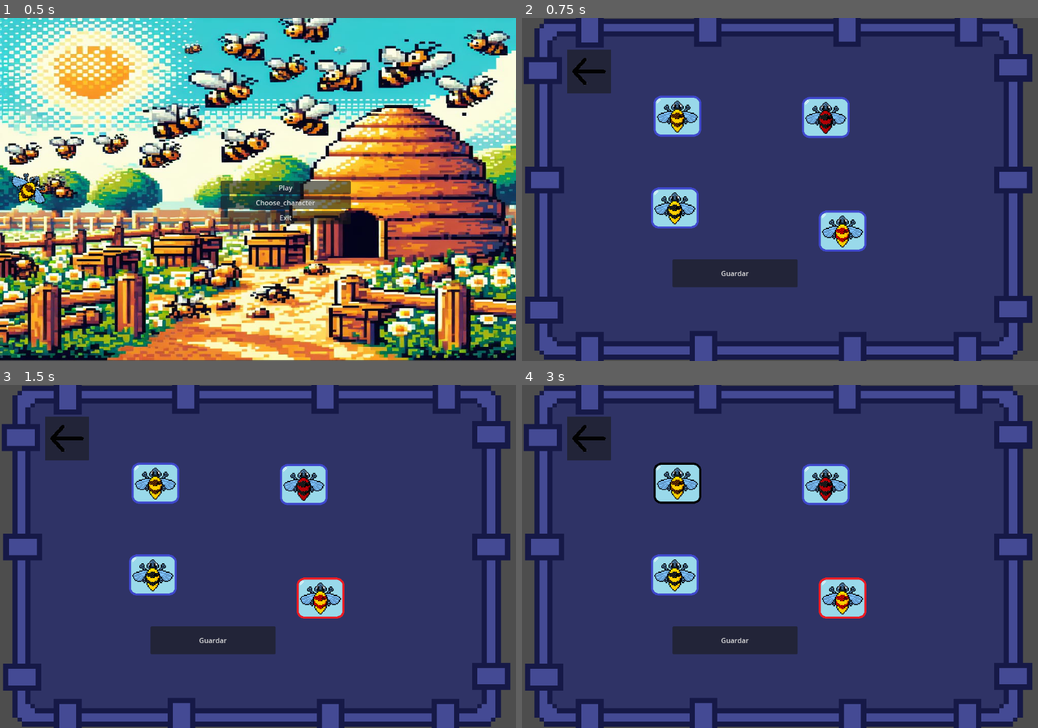
Above: before the commit, frames 1-4 (two rows, left to right).
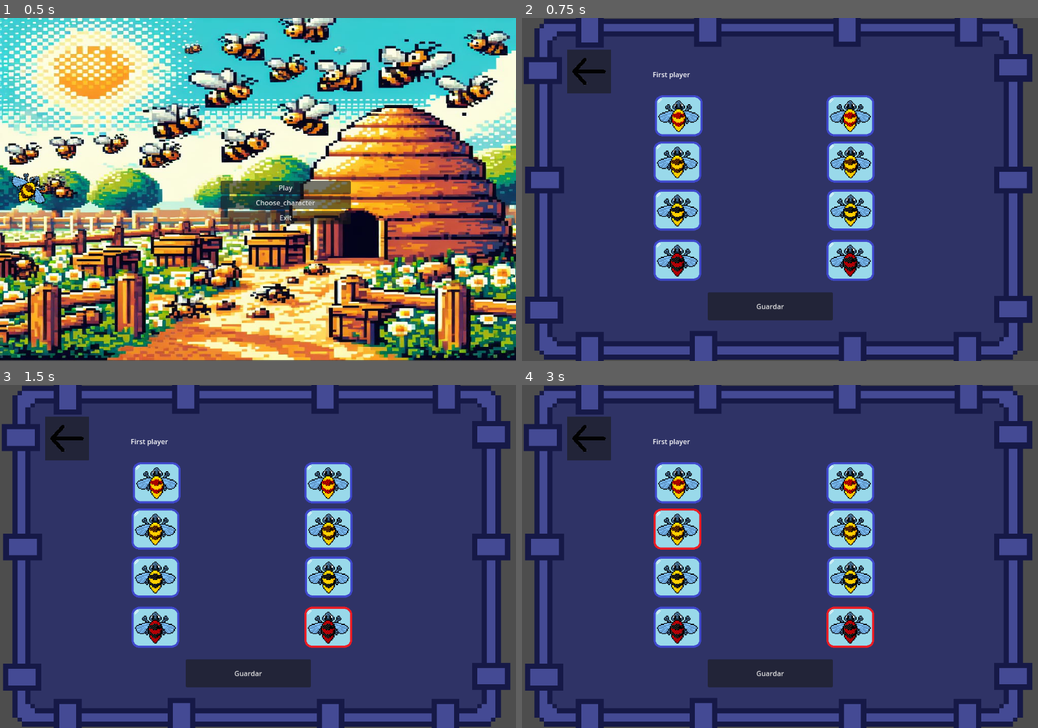
Above: after the commit, the same moments.

Repository: jmnu4245/hackupc
Game: Godot game, scene res://menu.tscn
The game is run twice, just before and just after one commit, with the same random seed, the same clock (stepped at 60 frames per second) and the same inputs.
Inputs (mouse positions are in pixels of both pictures, inside the frame that each line leads up to; where the layout moved, square brackets give the same spot in the first picture):
- Up to frame 1 (0.5 s): no input
- Up to frame 2 (0.75 s): click "Choose_character" at 0.5 s
- Up to frame 3 (1.5 s): click (309, 604) at 1.27 s
- Up to frame 4 (3 s): click (666, 487) at 2.02 s; click (635, 535) [635, 487] at 2.75 s

Frame 1 is identical in both runs. In frame 2, 12% of the frame differs, in the area x 25-69%, y 15-89%; in frame 3, 12%; in frame 4, 12%.

Commit message:
ff

Diff:
--- a/MenuSeleccionPersonaje.gd
+++ b/MenuSeleccionPersonaje.gd
@@ -1,11 +1,76 @@
 extends Control
 # Called when the node enters the scene tree for the first time.
-func _ready():
-	pass # Replace with function body.
-# Called every frame. 'delta' is the elapsed time since the previous frame.
-func _process(delta):
-	pass
+signal spriteabejas(abeja,abeja2)
+var abeja = 1
+var abeja2 =5
 var last_pressed_button = null
-
 func _on_button_pressed():
-		get_tree().change_scene_to_file("res://Menu.tscn")
+	get_tree().change_scene_to_file("res://Menu.tscn")
+func _on_texture_button_1_pressed():
+	abeja=1
+	desactivar_botones(1)
+func _on_texture_button_2_pressed():
+	abeja=2
+	desactivar_botones(2)
+func _on_texture_button_3_pressed():
+	abeja=3
+	desactivar_botones(3)
+func _on_texture_button_4_pressed():
+	abeja=4
+	desactivar_botones(4)
+func desactivar_botones(i: int) -> void:
+	match i:
+		1:
+			$TextureButton1.button_pressed = true
+			$TextureButton2.button_pressed = false
+			$TextureButton3.button_pressed = false
+			$TextureButton4.button_pressed = false
+		2:
+			$TextureButton1.button_pressed = false
+			$TextureButton2.button_pressed = true
+			$TextureButton3.button_pressed = false
+			$TextureButton4.button_pressed = false
+		3:
+			$TextureButton1.button_pressed = false
+			$TextureButton2.button_pressed = false
+			$TextureButton3.button_pressed = true
+			$TextureButton4.button_pressed = false
+		4:
+			$TextureButton1.button_pressed = false
+			$TextureButton2.button_pressed = false
+			$TextureButton3.button_pressed = false
+			$TextureButton4.button_pressed = true
+func _on_texture_button_5_pressed():
+	abeja2=1
+	desactivar_botones1(5)
+func _on_texture_button_6_pressed():
+	abeja2=2
+	desactivar_botones1(6)
+func _on_texture_button_7_pressed():
+	abeja2=3
+	desactivar_botones1(7)
+func _on_texture_button_8_pressed():
+	abeja2=4
+	desactivar_botones1(8)
+func desactivar_botones1(i: int) -> void:
+	match i:
+		5:
+			$TextureButton5.button_pressed = true
+			$TextureButton6.button_pressed = false
+			$TextureButton7.button_pressed = false
+			$TextureButton8.button_pressed = false
+		6:
+			$TextureButton5.button_pressed = false
+			$TextureButton6.button_pressed = true
+			$TextureButton7.button_pressed = false
+			$TextureButton8.button_pressed = false
+		7:
+			$TextureButton5.button_pressed = false
+			$TextureButton6.button_pressed = false
+			$TextureButton7.button_pressed = true
+			$TextureButton8.button_pressed = false
+		8:
+			$TextureButton5.button_pressed = false
+			$TextureButton6.button_pressed = false
+			$TextureButton7.button_pressed = false
+			$TextureButton8.button_pressed = true
--- a/MenuSeleccionPersonaje.tscn
+++ b/MenuSeleccionPersonaje.tscn
@@ -1,19 +1,15 @@
-[gd_scene load_steps=17 format=3 uid="uid://cb0rbbhbuqsj8"]
+[gd_scene load_steps=13 format=3 uid="uid://cb0rbbhbuqsj8"]
 
 [ext_resource type="Texture2D" uid="uid://bxrkvacufns5o" path="res://sprites/Todo lo que ha hecho Pau/MenuSeleccion.png" id="1_6ypy6"]
 [ext_resource type="Script" path="res://MenuSeleccionPersonaje.gd" id="1_c8run"]
-[ext_resource type="Texture2D" uid="uid://bp6mrx2hk06pp" path="res://sprites/Todo lo que ha hecho Pau/Abeja3/MenuSeleccionVacioAbeja3.png" id="1_kwnws"]
 [ext_resource type="Texture2D" uid="uid://dyfh8x4ynb14t" path="res://sprites/Todo lo que ha hecho Pau/Abeja4/MenuSeleccionJugador1Abeja4.png" id="1_yghs2"]
 [ext_resource type="Texture2D" uid="uid://kml51k3jk6m7" path="res://sprites/Todo lo que ha hecho Pau/Abeja4/MenuSeleccionJugador2Abeja4.png" id="2_bkajh"]
 [ext_resource type="Texture2D" uid="uid://dohrjbqhnwdnp" path="res://sprites/Todo lo que ha hecho Pau/Abeja3/MenuSeleccionJugador1Abeja3.png" id="2_hatgl"]
 [ext_resource type="Texture2D" uid="uid://1c48ysp8x7fc" path="res://sprites/Todo lo que ha hecho Pau/Abeja3/MenuSeleccionJugador2Abeja3.png" id="2_yqrop"]
-[ext_resource type="Texture2D" uid="uid://ctsff7kewuvaw" path="res://sprites/Todo lo que ha hecho Pau/Abeja4/MenuSeleccionVacioAbeja4.png" id="3_557dt"]
 [ext_resource type="Texture2D" uid="uid://j6u0d4o7qu06" path="res://sprites/Todo lo que ha hecho Pau/Abeja1/MenuSeleccionJugador1Abeja1.png" id="4_7d7v3"]
 [ext_resource type="Texture2D" uid="uid://la2glb15x86s" path="res://sprites/Todo lo que ha hecho Pau/Abeja1/MenuSeleccionJugador2Abeja1.png" id="5_j854x"]
-[ext_resource type="Texture2D" uid="uid://82hjptp4sgt4" path="res://sprites/Todo lo que ha hecho Pau/Abeja1/MenuSeleccionVacioAbeja1.png" id="6_pbxv4"]
 [ext_resource type="Texture2D" uid="uid://dfvas40bxaa8k" path="res://sprites/Todo lo que ha hecho Pau/Abeja2/MenuSeleccionJugador1Abeja2.png" id="10_2o1y3"]
 [ext_resource type="Texture2D" uid="uid://dymcym8vnpt5t" path="res://sprites/Todo lo que ha hecho Pau/Abeja2/MenuSeleccionJugador2Abeja2.png" id="11_w8xnx"]
-[ext_resource type="Texture2D" uid="uid://tlh7cl1bmlpy" path="res://sprites/Todo lo que ha hecho Pau/Abeja2/MenuSeleccionVacioAbeja2.png" id="12_vwxqg"]
 [ext_resource type="Texture2D" uid="uid://d4du6c8apvi0k" path="res://image-removebg-preview (13).png" id="14_abt0v"]
 
 [sub_resource type="StyleBoxTexture" id="StyleBoxTexture_swjgv"]
@@ -42,62 +38,104 @@
 offset_bottom = 913.0
 theme_override_styles/panel = SubResource("StyleBoxTexture_swjgv")
 
-[node name="TextureButton" type="TextureButton" parent="."]
+[node name="TextureButton1" type="TextureButton" parent="."]
 top_level = true
 layout_mode = 0
-offset_left = 558.0
-offset_top = 445.0
-offset_right = 885.0
-offset_bottom = 577.0
+offset_left = 177.0
+offset_top = 176.0
+offset_right = 504.0
+offset_bottom = 308.0
 toggle_mode = true
 action_mode = 0
 keep_pressed_outside = true
 texture_normal = ExtResource("1_yghs2")
 texture_pressed = ExtResource("2_bkajh")
-texture_hover = ExtResource("3_557dt")
+
+[node name="TextureButton5" type="TextureButton" parent="."]
+top_level = true
+layout_mode = 0
+offset_left = 576.0
+offset_top = 176.0
+offset_right = 903.0
+offset_bottom = 308.0
+toggle_mode = true
+action_mode = 0
+keep_pressed_outside = true
+texture_normal = ExtResource("1_yghs2")
+texture_pressed = ExtResource("2_bkajh")
 
 [node name="TextureButton2" type="TextureButton" parent="."]
 layout_mode = 0
 offset_left = 139.0
-offset_top = 232.0
+offset_top = 339.0
 offset_right = 466.0
-offset_bottom = 364.0
+offset_bottom = 471.0
 toggle_mode = true
 action_mode = 0
 texture_normal = ExtResource("4_7d7v3")
 texture_pressed = ExtResource("5_j854x")
-texture_hover = ExtResource("6_pbxv4")
+
+[node name="TextureButton6" type="TextureButton" parent="."]
+layout_mode = 0
+offset_left = 542.0
+offset_top = 339.0
+offset_right = 869.0
+offset_bottom = 471.0
+toggle_mode = true
+action_mode = 0
+texture_normal = ExtResource("4_7d7v3")
+texture_pressed = ExtResource("5_j854x")
 
 [node name="TextureButton3" type="TextureButton" parent="."]
 layout_mode = 0
-offset_left = 211.0
-offset_top = 445.0
-offset_right = 538.0
-offset_bottom = 577.0
+offset_left = 217.0
+offset_top = 450.0
+offset_right = 544.0
+offset_bottom = 582.0
 toggle_mode = true
 action_mode = 0
 texture_normal = ExtResource("2_hatgl")
 texture_pressed = ExtResource("2_yqrop")
-texture_hover = ExtResource("1_kwnws")
+
+[node name="TextureButton7" type="TextureButton" parent="."]
+layout_mode = 0
+offset_left = 620.0
+offset_top = 450.0
+offset_right = 947.0
+offset_bottom = 582.0
+toggle_mode = true
+action_mode = 0
+texture_normal = ExtResource("2_hatgl")
+texture_pressed = ExtResource("2_yqrop")
 
 [node name="TextureButton4" type="TextureButton" parent="."]
 layout_mode = 0
-offset_left = 607.0
-offset_top = 232.0
-offset_right = 934.0
-offset_bottom = 364.0
+offset_left = 262.0
+offset_top = 565.0
+offset_right = 589.0
+offset_bottom = 697.0
 toggle_mode = true
 action_mode = 0
 texture_normal = ExtResource("10_2o1y3")
 texture_pressed = ExtResource("11_w8xnx")
-texture_hover = ExtResource("12_vwxqg")
+
+[node name="TextureButton8" type="TextureButton" parent="."]
+layout_mode = 0
+offset_left = 664.0
+offset_top = 565.0
+offset_right = 991.0
+offset_bottom = 697.0
+toggle_mode = true
+action_mode = 0
+texture_normal = ExtResource("10_2o1y3")
+texture_pressed = ExtResource("11_w8xnx")
 
 [node name="Guardar elección" type="Button" parent="."]
 layout_mode = 0
-offset_left = 384.0
-offset_top = 619.0
-offset_right = 675.0
-offset_bottom = 684.0
+offset_left = 466.0
+offset_top = 696.0
+offset_right = 757.0
+offset_bottom = 761.0
 text = "Guardar"
 
 [node name="volver atras" type="Button" parent="."]
@@ -109,9 +147,22 @@
 scale = Vector2(0.2, 0.2)
 icon = ExtResource("14_abt0v")
 
-[connection signal="pressed" from="TextureButton" to="." method="_on_texture_button_pressed"]
+[node name="Label" type="Label" parent="."]
+layout_mode = 0
+offset_left = 338.0
+offset_top = 176.0
+offset_right = 453.0
+offset_bottom = 216.0
+text = "First player
+"
+
+[connection signal="pressed" from="TextureButton1" to="." method="_on_texture_button_1_pressed"]
+[connection signal="pressed" from="TextureButton5" to="." method="_on_texture_button_5_pressed"]
 [connection signal="pressed" from="TextureButton2" to="." method="_on_texture_button_2_pressed"]
+[connection signal="pressed" from="TextureButton6" to="." method="_on_texture_button_6_pressed"]
 [connection signal="pressed" from="TextureButton3" to="." method="_on_texture_button_3_pressed"]
+[connection signal="pressed" from="TextureButton7" to="." method="_on_texture_button_7_pressed"]
 [connection signal="pressed" from="TextureButton4" to="." method="_on_texture_button_4_pressed"]
+[connection signal="pressed" from="TextureButton8" to="." method="_on_texture_button_8_pressed"]
 [connection signal="pressed" from="Guardar elección" to="." method="_on_button_pressed"]
 [connection signal="pressed" from="volver atras" to="." method="_on_button_pressed"]
--- a/menu.gd
+++ b/menu.gd
@@ -5,4 +5,4 @@
 func _on_settings_pressed():
 	get_tree().change_scene_to_file("res://MenuSeleccionPersonaje.tscn")
 func _on_exit_pressed():
-	pass
+	queue_free()
--- a/scenes/escena.gd
+++ b/scenes/escena.gd
@@ -3,6 +3,7 @@
 const radioCS = 23
 var near = true
 func _ready():
+
 	#randomize()
 	#var string = elegir_mapa_al_azar()
 	#var map = load(string)
